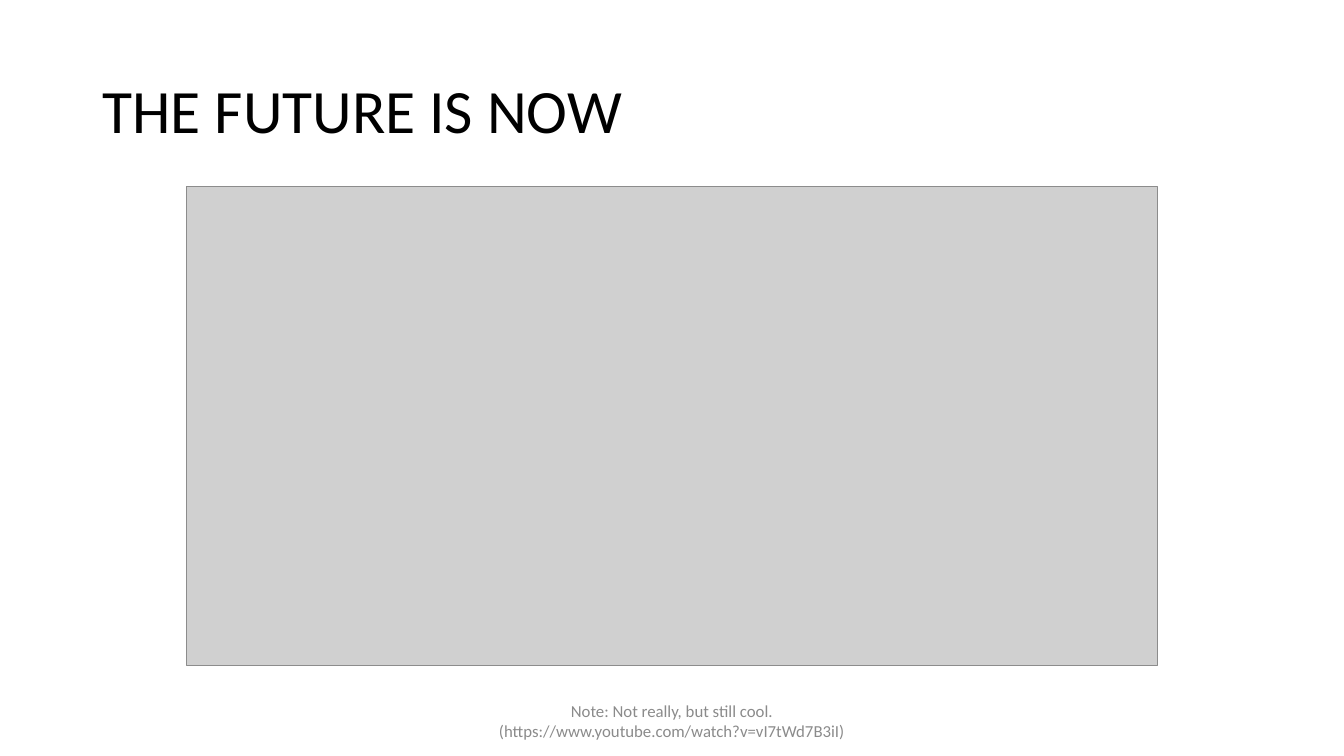
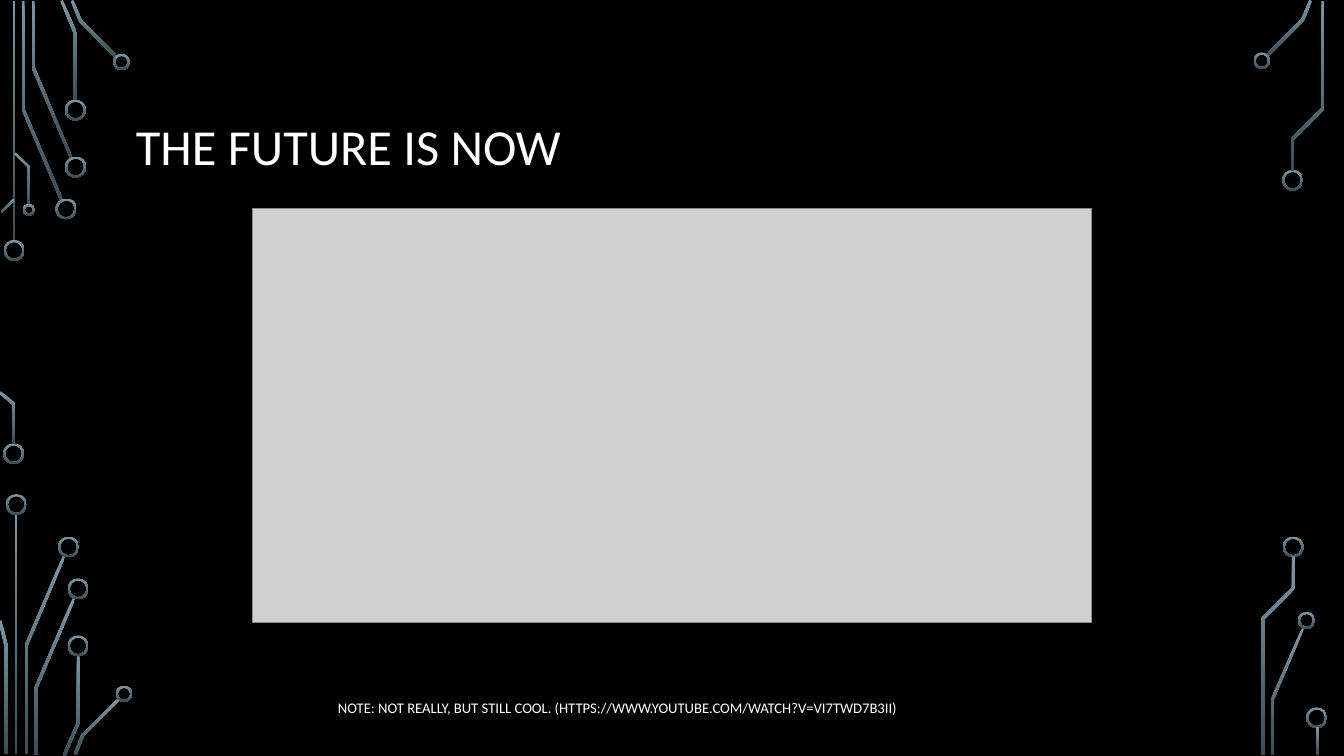
Before and after one commit to sfaria/CHIP-8-Emulator, a slide deck: slide 3 of Let’s Write an Emulator!.pptx. Drawn at 1344x756 pixels with LibreOffice and Linux fonts; fonts in the diff are those of the drawing; grey boxes stand for pictures; background and template pictures are left out. Boxes give left, top, right and bottom in pixels: in the first picture for what was removed or moved away, otherwise in the second. Text is boxed around its words. In the diff, an @@ line names an element or a change of style, - is before the commit and + after.

```diff
--- a/Let’s Write an Emulator!.pptx
+++ b/Let’s Write an Emulator!.pptx
@@ background #FFFFFF to picture (left out) @@
@@ title "THE FUTURE IS NOW": place and size @@
-title "THE FUTURE IS NOW" at box(102, 93, 622, 134)
+title "THE FUTURE IS NOW" at box(136, 132, 561, 166)
@@ title "THE FUTURE IS NOW" at box(136, 132, 561, 166): size 44 to 36 pt, text colour #000000 to #FFFFFF @@
@@ picture: place and size @@
-picture at box(187, 187, 1157, 665)
+picture at box(252, 209, 1091, 623)
@@ text at box(338, 702, 897, 715): text changed; size 12 to 10.5 pt; text colour #8C8C8C to #FFFFFF @@
-Note: Not really, but still cool. (https://www.youtube.com/watch?v=vI7tWd7B3iI)
+NOTE: NOT REALLY, BUT STILL COOL. (HTTPS://WWW.YOUTUBE.COM/WATCH?V=VI7TWD7B3II)
@@ group added at box(0, 0, 1328, 756): 33 freeform shapes, 3 rectangles @@
```
Also in this commit, not shown: 26 other slides changed, 1 slide added.
